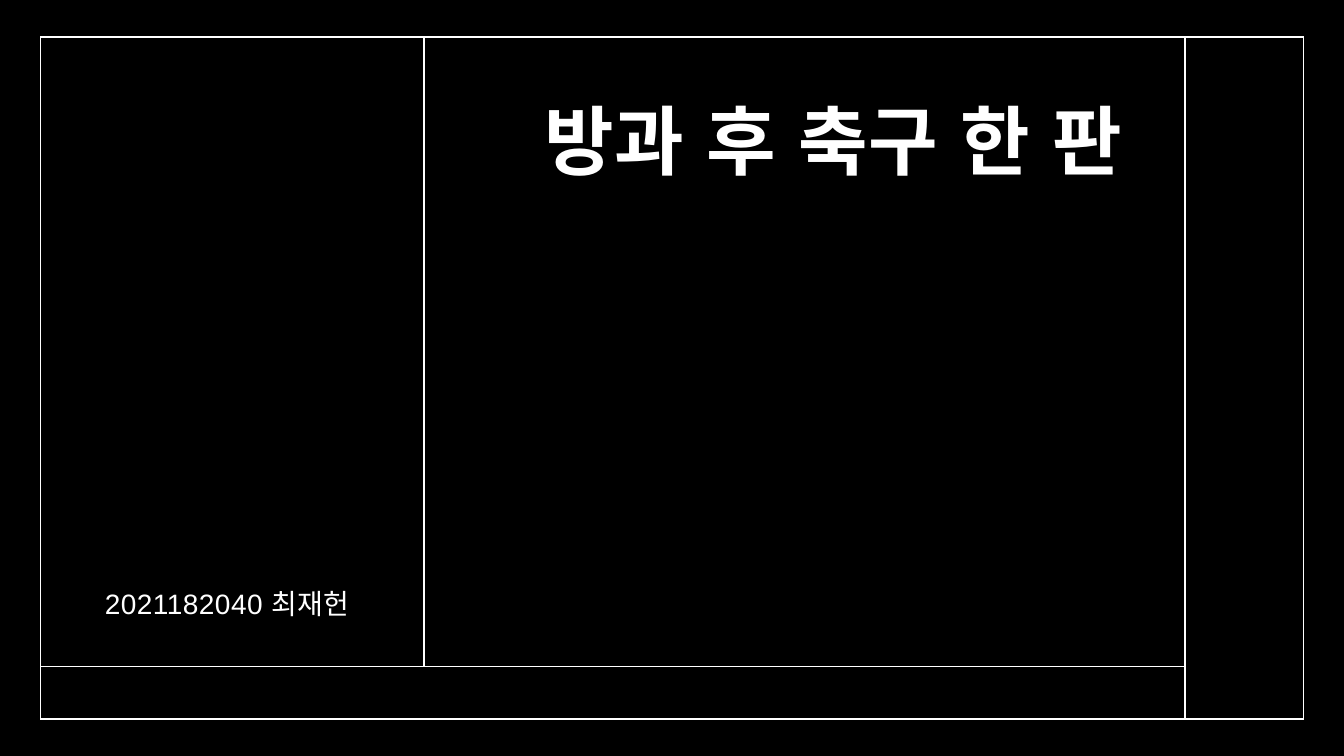
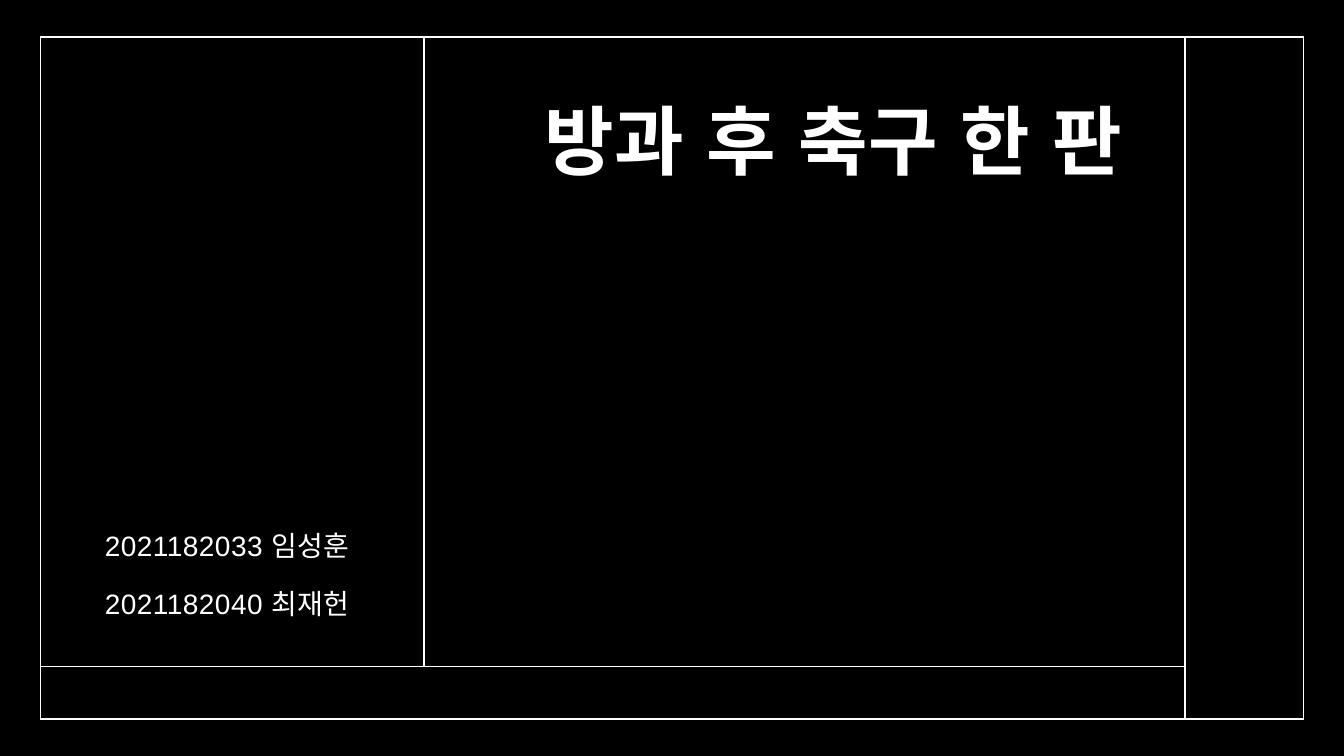
Before and after one commit to BDANINGA/OpenGL-Project, a slide deck: slide 1 of 방과 후 축구 한 판.pptx. Drawn at 1344x756 pixels with LibreOffice and Linux fonts; fonts in the diff are those of the drawing; background and template pictures are left out. Boxes give left, top, right and bottom in pixels: in the first picture for what was removed or moved away, otherwise in the second. Text is boxed around its words. In the diff, an @@ line names an element or a change of style, - is before the commit and + after.

Commit message:
ppt

```diff
--- a/방과 후 축구 한 판.pptx
+++ b/방과 후 축구 한 판.pptx
@@ subtitle at [105,532,349,558]: paragraph added @@
+2021182033 임성훈
```
